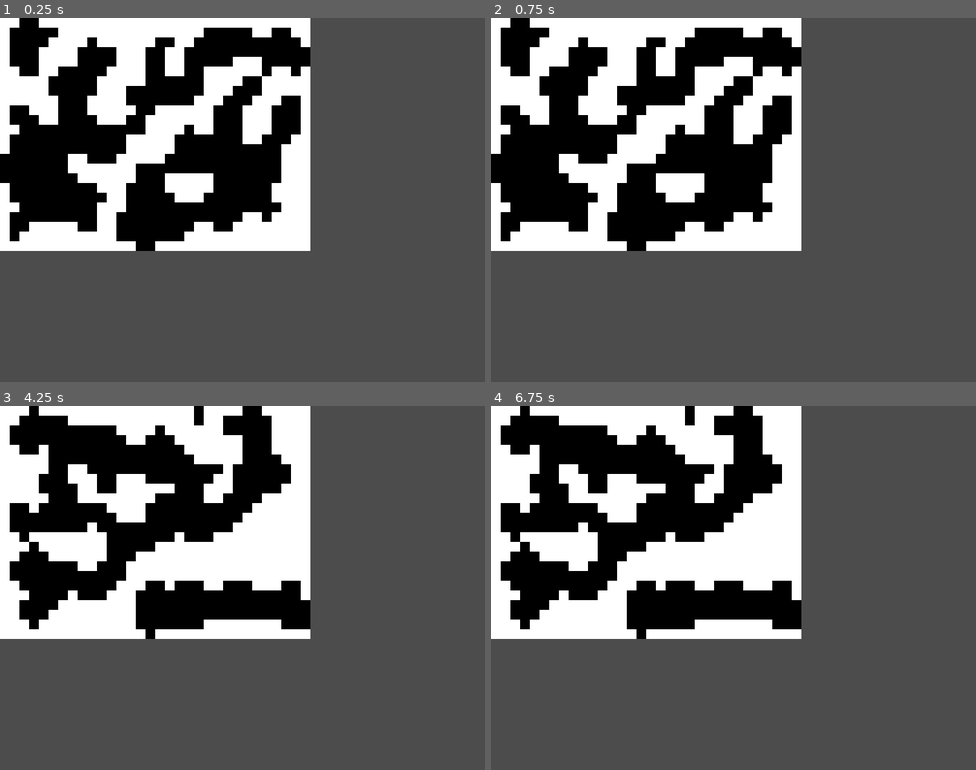
Above: before the commit, frames 1-4 (two rows, left to right).
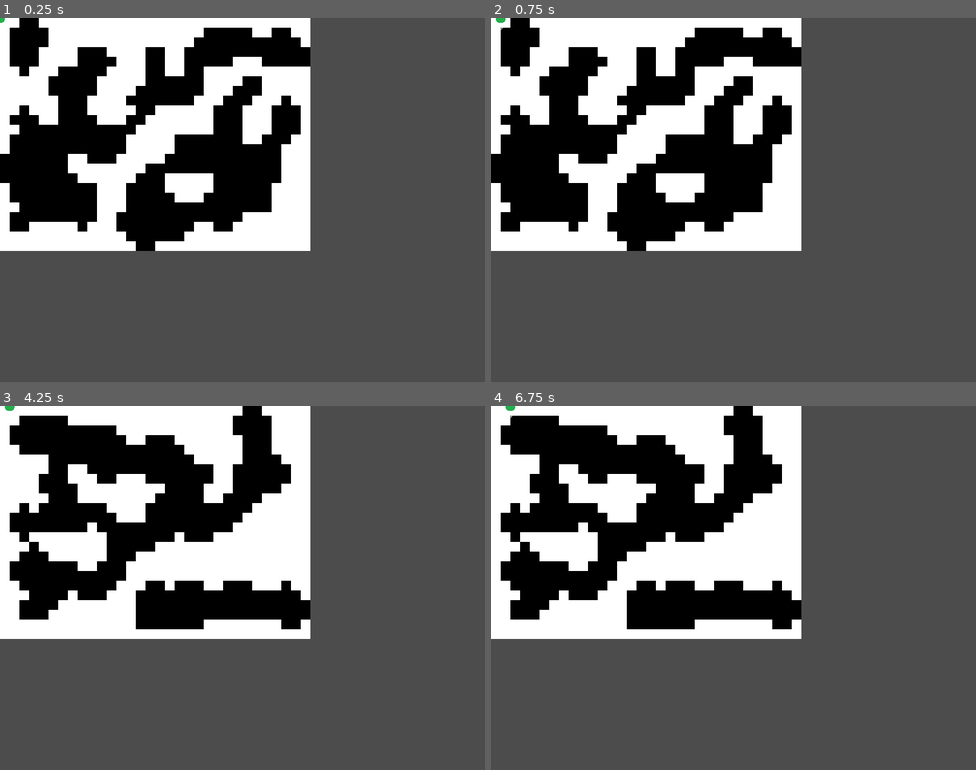
Above: after the commit, the same moments.

Repository: Mantisette/FinalFightPlus
Game: Godot game, scene res://escenas/Game.tscn
Two runs of this game, one before a commit and one after it. Both use one fixed random seed, a clock stepped at 60 frames per second and the inputs below. Before the commit the project starts from res://escenas/mapa.tscn.
Inputs:
- Up to frame 1 (0.25 s): no input
- Up to frame 2 (0.75 s): tap Enter at 0.5 s; tap Keypad 6 (move_E) at 0.6 s
- Up to frame 3 (4.25 s): tap Space at 1.25, 2.75 s; tap Keypad 8 (move_N) at 1.35 s; tap Enter at 2, 3.5 s; tap Keypad 9 (move_NE) at 2.1 s; tap Keypad 7 (move_NW) at 2.85 s; tap Keypad 2 (move_S) at 3.6 s; tap F3 (key_f3) at 4.15 s
- Up to frame 4 (6.75 s): tap Keypad 3 (move_SE) at 4.35 s; tap Space at 5 s; tap Keypad 1 (move_SW) at 5.1 s; tap Keypad 4 (move_W) at 5.85 s; tap Keypad 6 (move_E) at 6.6 s

The runs differ from the first frame. In frame 1, 1.1% of the frame differs, in the area x 0-62%, y 0-62%; in frame 2, 1.1%, in the area x 1-62%, y 0-62%; in frame 3, 0.9%; in frame 4, 0.9%.

Commit message:
Arreglada generación de mapa
Ahora usa Cellular Automata como es debido.

Diff:
--- /dev/null
+++ b/escenas/Game.tscn
@@ -0,0 +1,10 @@
+[gd_scene load_steps=3 format=2]
+
+[ext_resource path="res://escenas/mapa.tscn" type="PackedScene" id=1]
+[ext_resource path="res://escenas/jugador.tscn" type="PackedScene" id=2]
+
+[node name="Game" type="Node2D"]
+
+[node name="GeneradorMapas" parent="." groups=["map_ready"] instance=ExtResource( 1 )]
+
+[node name="Jugador" parent="." groups=["map_ready"] instance=ExtResource( 2 )]
--- a/escenas/mapa.tscn
+++ b/escenas/mapa.tscn
@@ -45,7 +45,6 @@
 
 [node name="GeneradorMapas" type="Node2D"]
 script = ExtResource( 2 )
-INITIAL_LIFE_CHANCE = 0.415
 
 [node name="TileMap" type="TileMap" parent="."]
 tile_set = SubResource( 2 )
--- a/project.godot
+++ b/project.godot
@@ -11,7 +11,7 @@
 [application]
 
 config/name="FinalFight++"
-run/main_scene="res://escenas/mapa.tscn"
+run/main_scene="res://escenas/Game.tscn"
 config/icon="res://icon.png"
 
 [autoload]
--- a/scripts/generacion-mapa.gd
+++ b/scripts/generacion-mapa.gd
@@ -1,24 +1,49 @@
 extends Node2D
 
-const STEPS = 2
+const STEPS = 3
+var DIRECTIONS = [
+  Vector2.UP,
+  Vector2.UP + Vector2.RIGHT,
+  Vector2.RIGHT,
+  Vector2.DOWN + Vector2.RIGHT,
+  Vector2.DOWN,
+  Vector2.DOWN + Vector2.LEFT,
+  Vector2.LEFT,
+  Vector2.UP + Vector2.LEFT
+]
 
 export var MAP_WIDTH := 32
 export var MAP_HEIGHT := 24
-export var INITIAL_LIFE_CHANCE := 0.4
+export var INITIAL_LIFE_CHANCE := 0.415
 export var BIRTH_LIMIT = 4
 export var DEATH_LIMIT = 3
 
 var cellmap := []
-
+var astar = AStar2D.new()
 onready var tilemap := $TileMap
+
+#signal map_ready
 
 func _ready():
   randomize()
   _generate_grid()
   _generate_map()
-  for x in range(STEPS): # Shape the og grid into a cave-looking map
+  for _x in range(STEPS): # Shape the og grid into a cave-looking map
     _simulation_step()
   _print_map()
+  var player_spawn = _random_spawn()
+  var exit_spawn = _random_spawn()
+
+  _pathfind_player_exit(player_spawn, exit_spawn)
+
+#  if !_pathfind_player_to_exit(player_spawn, exit_spawn):
+#    _ready()
+#  else:
+#    Global.player_spawn = self.player_spawn
+#    emit_signal("map_ready")
+# _flood_fill(player_spawn)
+
+
 
 
 # Debug keys to test and tweak with the mapgen
@@ -26,14 +51,13 @@
   if event.is_action_pressed("key_f1"):
     _generate_map()
     _print_map()
+
   if event.is_action_pressed("key_f2"):
     _simulation_step()
     _print_map()
+
   if event.is_action_pressed("key_f3"):
-    _generate_map()
-    for x in range(STEPS):
-      _simulation_step()
-    _print_map()
+    _ready()
 
 
 # Creates a 2D Array grid
@@ -92,7 +116,8 @@
       if (i == 0 and j == 0):
         # We're checking our own tile
         continue
-      elif (relative_x < 0 or relative_y < 0 or relative_x >= MAP_WIDTH or relative_y >= MAP_HEIGHT):
+      elif (relative_x < 0 or relative_y < 0
+        or relative_x >= MAP_WIDTH or relative_y >= MAP_HEIGHT):
         # The tile to check is off-limits, count that as a wall
         count_alive += 1
       elif (cellmap[relative_x][relative_y]):
@@ -106,3 +131,93 @@
   for x in MAP_WIDTH:
     for y in MAP_HEIGHT:
       tilemap.set_cell(x, y, cellmap[x][y])
+
+
+# Selects a random spawn position for a thing
+func _random_spawn() -> Vector2:
+  var spawn_x: int
+  var spawn_y: int
+  var is_tile_available = 1 # wall
+
+  while is_tile_available:
+    spawn_x = randi() % MAP_WIDTH
+    spawn_y = randi() % MAP_HEIGHT
+    is_tile_available = cellmap[spawn_x][spawn_y]
+
+  var spawn = Vector2(spawn_x, spawn_y)
+  print (spawn)
+  return spawn
+
+
+func _pathfind_player_exit(player_spawn: Vector2, exit_spawn: Vector2):
+  pass
+
+
+#func _create_pathfind_points():
+#  astar.clear()
+#  var used_cell_positions = tilemap.get_used_cell_global_positions()
+#  for cell_position in used_cell_positions:
+#    astar.add_point(tilemap.get_point(cell_position), cell_position)
+#
+#  for cell_position in used_cell_positions:
+#    _connect_points(cell_position)
+#
+#
+#func _connect_points():
+#  var center := get_point
+#
+#
+#func connect_cardinals(point_position) -> void:
+#	var center := get_point(point_position)
+#	var directions := DIRECTIONS
+#
+#	if diagonals:
+#		var diagonals_array := [Vector2(1,1), Vector2(1,-1)]	# Only two needed for generation
+#		directions += diagonals_array
+#
+#	for direction in directions:
+#		var cardinal_point := get_point(point_position + map_to_world(direction))
+#		if cardinal_point != center and astar.has_point(cardinal_point):
+#			astar.connect_points(center, cardinal_point, true)
+#
+#
+#
+
+
+
+
+# TODO: flood fill from the player pos
+  # if flood fill < half the total tiles:
+  # regen map
+# TODO: pathfind between the two spawns
+# signal that the map is ready
+
+
+
+
+
+
+
+
+
+
+
+
+
+
+
+# esto crashea el programa
+#func _flood_fill(spawn: Vector2) -> int:
+#  var stack = []
+#  stack.append(spawn)
+#
+#  while !stack.empty():
+#    var n = stack.pop_back()
+#    if (cellmap[n.x][n.y] == 0):
+#      for dir in DIRECTIONS:
+#        var next_tile = n + dir
+#        if (cellmap[next_tile.x][next_tile.y] == 0):
+#          stack.append(next_tile)
+#
+#  print (stack.size)
+#  return stack.size
--- a/scripts/global.gd
+++ b/scripts/global.gd
@@ -1,6 +1,7 @@
 extends Node
 
-const TILE_SIZE = 16
+const TILE_SIZE := 16
 
 var map: Array
 var first_floor: Vector2
+var player_spawn: Vector2
--- a/scripts/jugador.gd
+++ b/scripts/jugador.gd
@@ -22,9 +22,6 @@
   health = MAX_HEALTH
   label.text = str(health)
 
-  position = Global.first_floor * Global.TILE_SIZE
-  position += Vector2(Global.TILE_SIZE / 2, Global.TILE_SIZE / 2)
-
 func _unhandled_input(event):
   for dir in movement.keys():
     if event.is_action_pressed(dir):
@@ -39,3 +36,8 @@
 func jugador_damage():
   self.health -= 1
   label.text = str(health)
+
+
+func _on_map_ready():
+  position = Global.player_spawn * Global.TILE_SIZE
+  position += Vector2(Global.TILE_SIZE / 2, Global.TILE_SIZE / 2)
